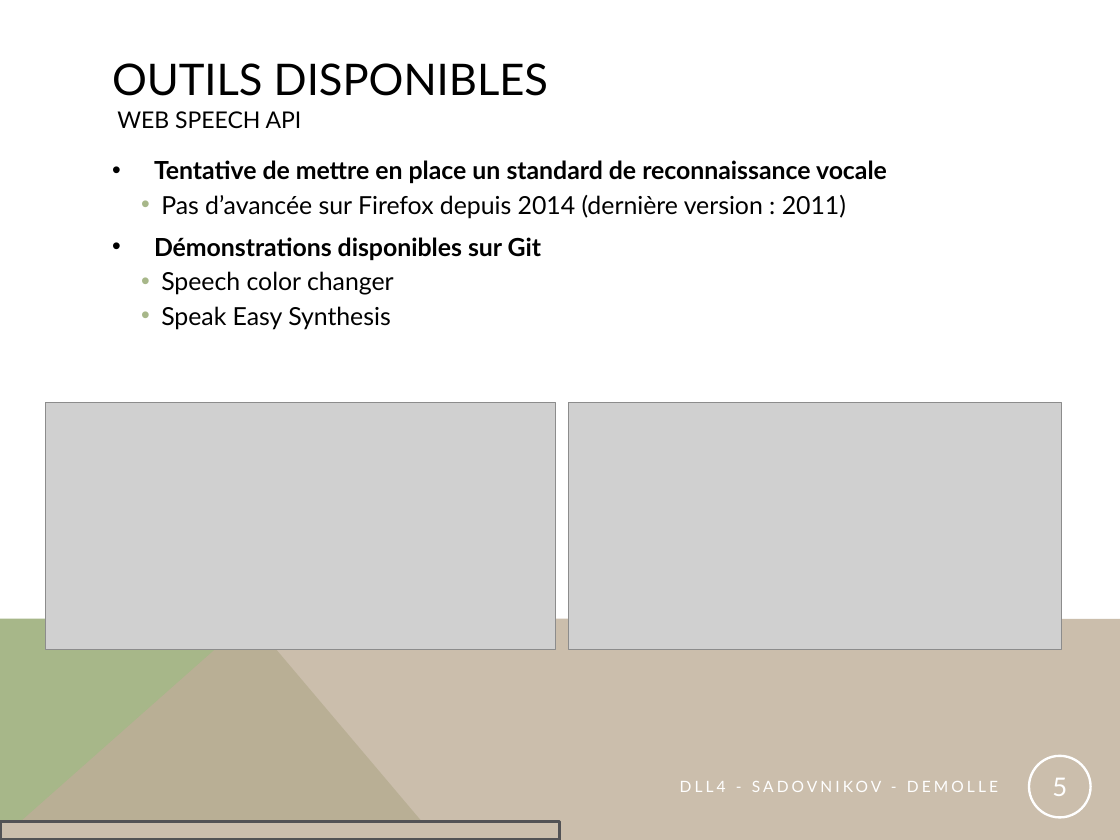
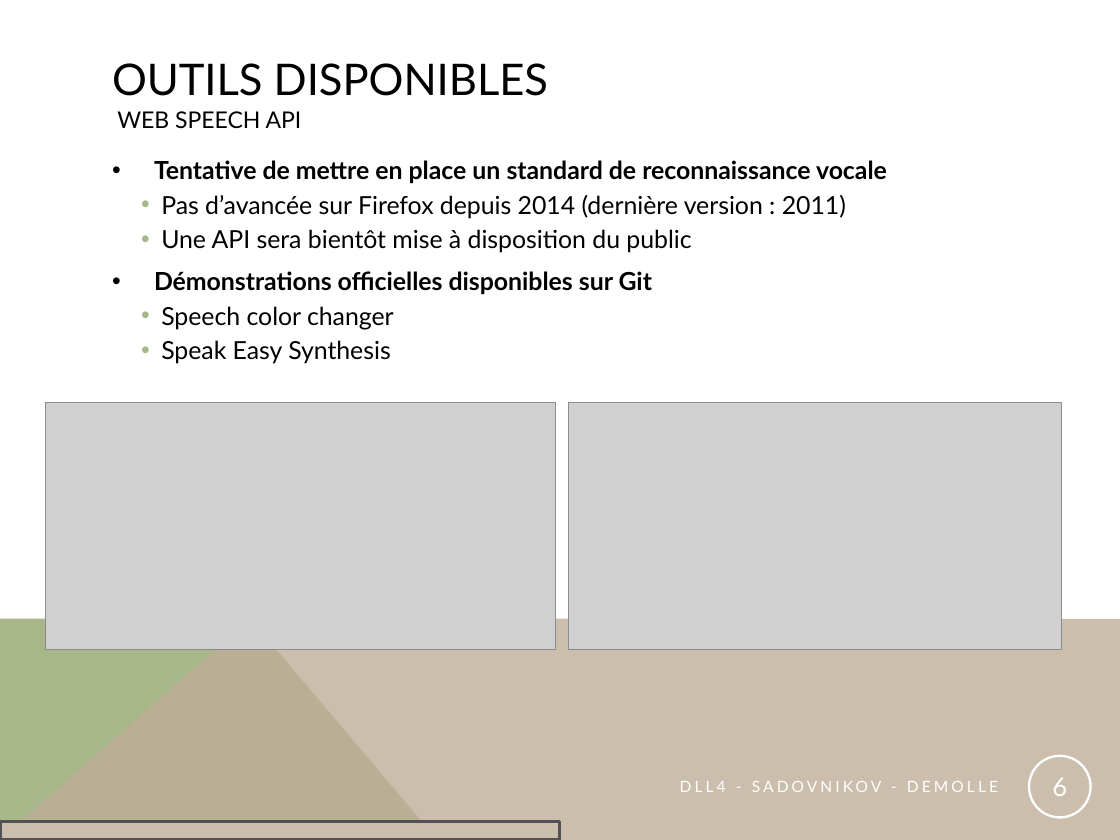
Before and after one commit to mikaSez/DLL4-VoiceInputFOS, a slide deck: slide 6 of DLL4_M2A_SADOVNIKOV_DEMOLLE.pptm (slide 5 before the commit). Drawn at 1120x840 pixels with LibreOffice and Linux fonts; fonts in the diff are those of the drawing; grey boxes stand for pictures. Boxes give left, top, right and bottom in pixels: in the first picture for what was removed or moved away, otherwise in the second. Text is boxed around its words. In the diff, an @@ line names an element or a change of style, - is before the commit and + after.

Commit message:
Mise à jour du ppt

```diff
--- a/DLL4_M2A_SADOVNIKOV_DEMOLLE.pptm
+++ b/DLL4_M2A_SADOVNIKOV_DEMOLLE.pptm
@@ text at box(154, 229, 691, 295): text changed @@
-• Démonstrations disponibles sur Git
+    • Une API sera bientôt mise à disposition du public
+• Démonstrations officielles disponibles sur Git
@@ page number at box(1052, 778, 1067, 796): text changed @@
-5
+6
```
Also in this commit, not shown: 4 other slides changed, 2 slides added.
